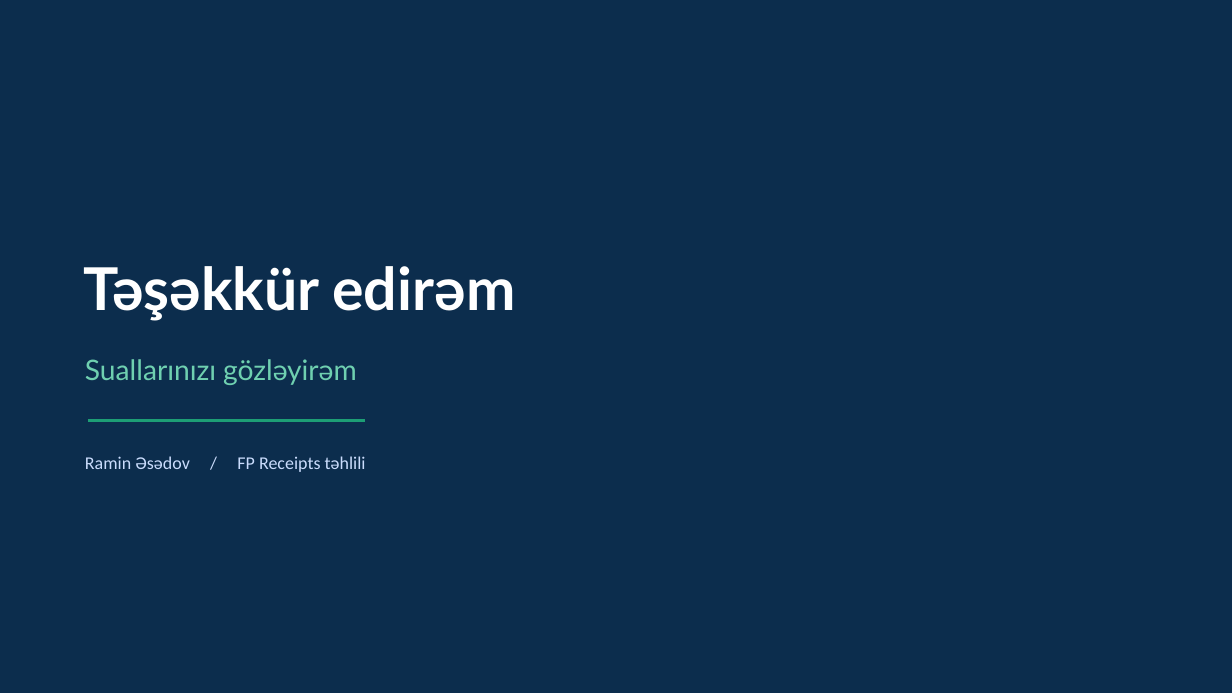
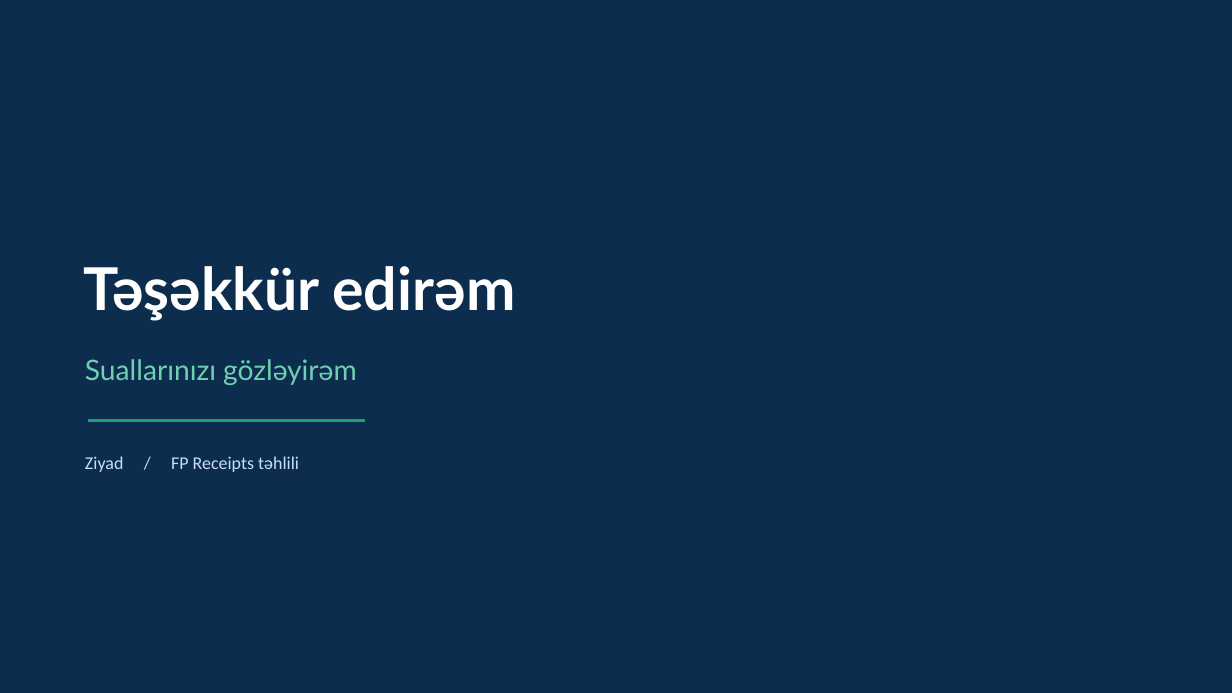
Before and after one commit to Ahmadzadaa/FP-Receipts, a slide deck: slide 21 of presentation/FP_Receipts_Teqdimat.pptx. Drawn at 1232x693 pixels with LibreOffice and Linux fonts; fonts in the diff are those of the drawing. Boxes give left, top, right and bottom in pixels: in the first picture for what was removed or moved away, otherwise in the second. Text is boxed around its words. In the diff, an @@ line names an element or a change of style, - is before the commit and + after.

Commit message:
Present Ziyad portfolio with full LFS datasets and detailed documentation

```diff
--- a/presentation/FP_Receipts_Teqdimat.pptx
+++ b/presentation/FP_Receipts_Teqdimat.pptx
@@ text at <box>85,456,299,472</box>: text changed @@
-Ramin Əsədov / FP Receipts təhlili
+Ziyad / FP Receipts təhlili
```
Also in this commit, not shown: 1 other slide changed, 13 other files.
